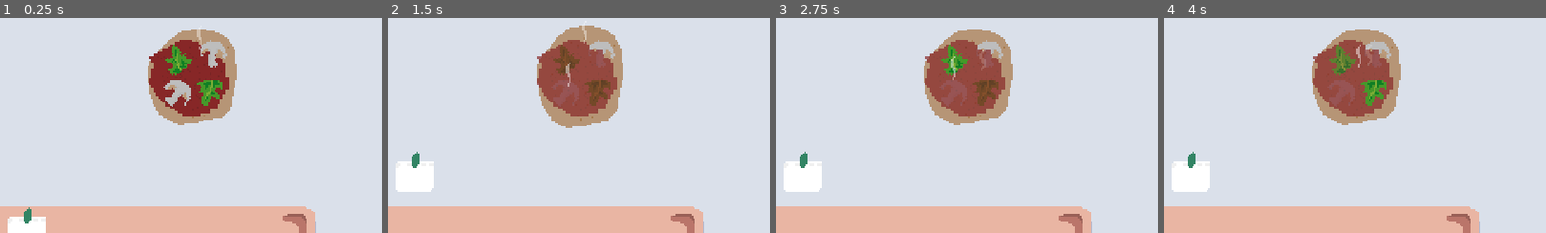
Above: before the commit, frames 1-4 (left to right).
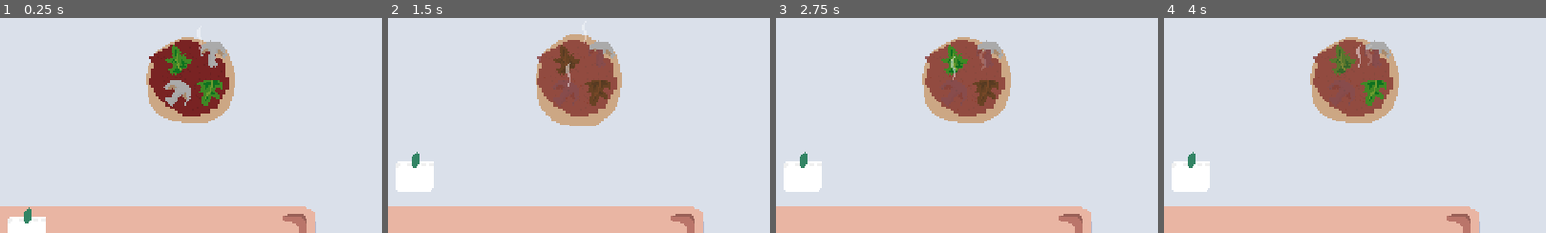
Above: after the commit, the same moments.

Repository: martindzejky/pizza-game
Game: Godot game, scene res://scenes/score-testing.tscn
Same seed, same stepped clock (60 frames per second), same inputs: the game is played once before the commit and once after it. This scene is started directly instead of the project's main scene.
Inputs (mouse positions are % of the whole screen's width and height, from its top left):
- Up to frame 1 (0.25 s): no input
- Up to frame 2 (1.5 s): tap Enter at 0.5 s; move the mouse to (56, 17) at 0.52 s; click (56, 17) at 0.67 s; move the mouse to (57, 17) at 1.27 s; click (57, 17) at 1.42 s
- Up to frame 3 (2.75 s): tap Space at 2 s; move the mouse to (55, 12) at 2.02 s; click (55, 12) at 2.17 s
- Up to frame 4 (4 s): move the mouse to (55, 12) at 2.77 s; click (55, 12) at 2.92 s; tap Enter at 3.5 s; move the mouse to (59, 20) at 3.52 s; click (59, 20) at 3.67 s
The pictures show only the part of the screen within x 32-82%, y 3-53%; the shares and areas given below are measured in that part.

The runs differ from the first frame. In frame 1, 1.1% of the frame differs, in the area x 38-62%, y 5-50%; in frame 2, 1.1%, in the area x 38-62%, y 3-52%; in frame 3, 1.1%; in frame 4, 1.1%.

Commit message:
create scoring data resource to tweaking the numbers

Diff:
--- a/autoload/pizzas.gd
+++ b/autoload/pizzas.gd
@@ -1,5 +1,8 @@
 @tool
 extends Node2D
+
+# because this is an autoload, hard-code the path to the data resource
+var scoringData: ScoringData = preload("res://scoring/scoring-data.tres")
 
 func _ready():
     # hidden collection of submitted pizzas
@@ -48,8 +51,11 @@
     if not 'recipe' in order: return 0.0
     if order.recipe.size() == 0: return 0.0
 
+    var score = 5.0
+
     print("------------")
     print("Pizza scoring:")
+    print("Starting score: ", score)
 
     # INGREDIENTS
 
@@ -68,60 +74,72 @@
 
         ingredients += 1
 
-        var score := 0.0
+        # TODO: tweakable
+        var ingredientScore := 0.0
         if count <= 2:
-            score = clamp(count / 2.0, 0.0, 1.0)
+            ingredientScore = clamp(count / 2.0, 0.0, 1.0)
         else:
-            score = clamp((4 - count) / 2.0, 0.0, 1.0)
+            ingredientScore = clamp((4 - count) / 2.0, 0.0, 1.0)
 
 
         print("Ingredient: ", order.recipe[i], " count: ", count)
-        print("Ingredient score: ", score)
+        print("Ingredient score: ", ingredientScore)
 
-        fulfilledIngredients += score
+        fulfilledIngredients += ingredientScore
         previousIngredient = order.recipe[i]
 
-    # TODO: extra ingredients are not counted
+    # TODO: unrequested ingredients are not counted yet
 
     var ingredientScore =  float(fulfilledIngredients) / ingredients
 
     print("Ingredients total score: ", ingredientScore)
-    print("Ingredients: ", ingredients)
-    print("Fulfilled ingredients: ", fulfilledIngredients)
+    score *= ingredientScore # TODO: easing
+    print("Score after ingredients: ", score)
 
     # DOUGH PROCESS and COOKING
 
-    var dougScore = (pizza.getProgress() + pizza.getCookProgress()) / 2.0
+    var dougScore = pizza.getProgress()
+    var doughCookScore = pizza.getCookProgress()
 
     print("Dough score: ", dougScore)
-    print("Dough progress: ", pizza.getProgress())
-    print("Dough cook progress: ", pizza.getCookProgress())
+    print("Dough cook score: ", doughCookScore)
+
+    score *= dougScore # TODO: easing
+    print("Score after dough: ", score)
+    score *= doughCookScore # TODO: easing
+    print("Score after dough cook: ", score)
 
     # INGREDIENTS COOKING
 
     var ingredientsScore = pizza.get_children().filter(func(node): return node.is_in_group("ingredient")).reduce(func(acc, node): return acc * node.getCookProgress(), 1.0)
 
     print("Ingredients cook score: ", ingredientsScore)
+    score *= ingredientsScore # TODO: easing
+    print("Score after ingredients cook: ", score)
 
-    # TOMATE BASE
+    # TOMATO BASE
 
     var hasBase = _pizzaHasTomatoBase(pizza)
     if hasBase:
         print("Pizza has tomato base")
+        # no changes to the score
     else:
         print("Pizza has no tomato base")
+        score *= 0.5 # TODO: tweakable
+        print("Score after tomato base reduction: ", score)
 
-    # COMBINE
-
-    var score = (ingredientScore + dougScore + ingredientsScore) / 3.0 * 5.0
-
-    if not hasBase:
-        score *= 0.7
-        print("Pizza has no tomato base, score reduced by 30%")
+    # FINAL MODIFICATIONS
 
     if pizza.isCookOvercooked():
         score *= 0.2
-        print("Pizza is burnt, score reduced by 80%")
+        print("Pizza is burnt, score reduced by 80% to: ", score)
+
+    for ingredient in pizza.get_children().filter(func(node): return node.is_in_group("ingredient")):
+        if ingredient.isCookOvercooked():
+            score *= 0.8
+            print("Ingredient is burnt, score reduced by 20% to: ", score)
+
+    # TOTAL
 
     print("Total score: ", score)
     print("------------")
--- a/objects/dough/dough.gd
+++ b/objects/dough/dough.gd
@@ -128,7 +128,7 @@
 
     p = p / (PROGRESS_OVERDONE - PROGRESS_READY)
 
-    return clamp(1.0 - p / 2, 0.0, 1.0)
+    return clamp(1.0 - p, 0.0, 1.0)
 
 func getCookProgress():
     var p = float(cookProgress) - COOK_PROGRESS_READY
@@ -136,7 +136,7 @@
 
     p = p / (COOK_PROGRESS_OVERCOOKED - COOK_PROGRESS_READY)
 
-    return clamp(1.0 - p / 2, 0.0, 1.0)
+    return clamp(1.0 - p, 0.0, 1.0)
 
 
 func insertIngredient() -> bool:
--- a/project.godot
+++ b/project.godot
@@ -18,10 +18,16 @@
 "class": &"Pickable",
 "language": &"GDScript",
 "path": "res://scripts/pickable.gd"
+}, {
+"base": "Resource",
+"class": &"ScoringData",
+"language": &"GDScript",
+"path": "res://scoring/scoring-data.gd"
 }]
 _global_script_class_icons={
 "ExitBtn": "",
-"Pickable": ""
+"Pickable": "",
+"ScoringData": ""
 }
 
 [application]
--- a/scenes/score-testing.tscn
+++ b/scenes/score-testing.tscn
@@ -53,32 +53,32 @@
 
 [node name="dough3" parent="." instance=ExtResource("5_qyveq")]
 position = Vector2(271, 45)
-progress = 10
-cookProgress = 7.0
-score = 3.0
+progress = 8
+cookProgress = 6.0
+score = 1.0
 
 [node name="sprite" parent="dough3" index="0"]
-self_modulate = Color(0.764286, 0.764286, 0.764286, 1)
-frame = 10
+self_modulate = Color(0.857143, 0.857143, 0.857143, 1)
+frame = 8
 
 [node name="tomato-base" parent="dough3" instance=ExtResource("7_ykq64")]
-cookProgress = 5.0
+cookProgress = 6.0
 
 [node name="rukola" parent="dough3" instance=ExtResource("8_otcij")]
 position = Vector2(-8, -12)
-cookProgress = 5.0
+cookProgress = 6.0
 
 [node name="rukola2" parent="dough3" instance=ExtResource("8_otcij")]
 position = Vector2(13, 9)
-cookProgress = 5.0
+cookProgress = 6.0
 
 [node name="mushroom" parent="dough3" instance=ExtResource("9_h67fx")]
 position = Vector2(-7, 9)
-cookProgress = 5.0
+cookProgress = 6.0
 
 [node name="mushroom2" parent="dough3" instance=ExtResource("9_h67fx")]
 position = Vector2(15, -16)
-cookProgress = 5.0
+cookProgress = 6.0
 
 [editable path="dough"]
 [editable path="dough2"]
--- /dev/null
+++ b/scoring/scoring-data.gd
@@ -0,0 +1,7 @@
+extends Resource
+class_name ScoringData
+
+# how many ingredients must be on pizza to receive full score for a recipe
+@export var requiredIngredients := 0
+# how many ingredients must be on pizza to receive full score for a recipe with extra ingredient
+@export var requiredExtraIngredients := 0
--- /dev/null
+++ b/scoring/scoring-data.tres
@@ -0,0 +1,8 @@
+[gd_resource type="Resource" load_steps=2 format=3 uid="uid://dab7bbifycg5y"]
+
+[ext_resource type="Script" path="res://scoring/scoring-data.gd" id="1_jgpju"]
+
+[resource]
+script = ExtResource("1_jgpju")
+requiredIngredients = 2
+requiredExtraIngredients = 3
